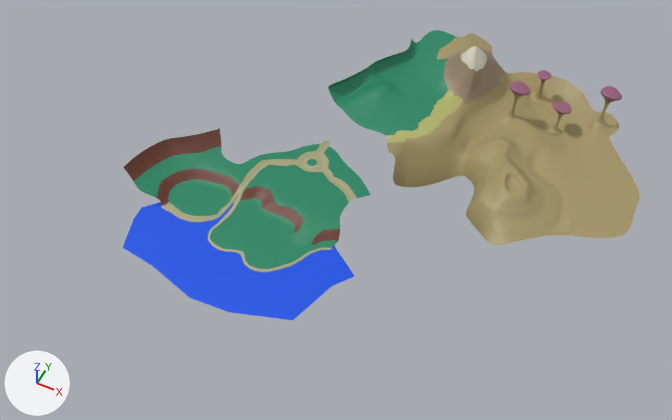
One commit to the Blender file BLENDER/map.blend: the scene before it, then after it.
Both versions are drawn from a 50 mm lens placed at (706.0, -876.0, 1231.0), pointed at (220.0, 96.0, 16.0). The axes (+X, +Y, +Z) are drawn at lower left. The lights are the same throughout.
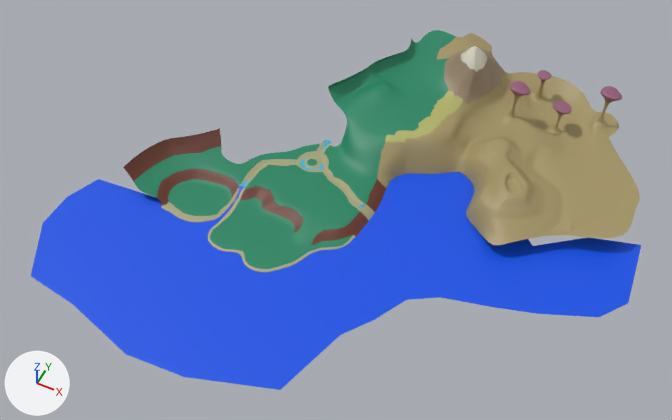
Where the change shows, as pixel boxes [x1, y1, x2, y2] in the pictures (672 x 420 px; the box of a moved part takes in the faces that stretch with it):
'Plane.001', reshaped (163% wider, 84% taller): before [123, 202, 354, 320]; after [31, 172, 641, 390]
'Plane.002', added: after [239, 139, 366, 208]
part 1 of me_plane_001, built on: after [31, 172, 641, 390]
part 2 of me_plane_014, built on: before [324, 89, 463, 187]; after [324, 89, 463, 249]
part 3 of me_plane_014, moved or reshaped: before [232, 186, 245, 201]; after [232, 188, 245, 201]

Edits to the bpy script that builds the scene:
```text
Add mat_water_001:
    mat_water_001 = principled_material('water.001')
    mat_water_001.base_color = (0.0136, 0.477, 0.8)  # cyan #1fb8e7
Change me_plane_001:
    used by ob_plane_001; location = (0.0, 0.0, -1.0)
    remove me_plane_001.from_pydata(...)  # 22 vertices, 13 faces; spans x -98.0..307.0, y -169.0..56.0, z 0.0
    add me_plane_001.from_pydata(...)  # 50 vertices, 33 faces; spans x -233.0..729.0, y -305.0..330.0, z 0.0..11.0
    me_plane_001 part 1
    8 vertices move from x -75.0..283.0, y -169.0..56.0, z 0.0 to x -110.0..277.0, y -201.0..53.0, z 0.0
    28 vertices are added at x -233.0..729.0, y -305.0..330.0, z 0.0..11.0
    20 new faces join them
Change me_plane_014:
    used by ob_plane_014; location = (470.0, 276.0, 64.0); rotation_euler = (0.0, 0.0, 2.099), in degrees (0, 0, 120); scale = (5.23, 5.23, 5.23)
    verts and faces of me_plane_014; kept vertices keep their numbers, new ones are numbered from 1282
    before: 1178 (7.0, 91.0, -11.0)
    remove me_plane_014.from_pydata(...)  # 1282 vertices, 1221 faces, 11 loose edges; spans x -29.0..79.0, y -46.0..132.0, z -18.0..13.0
    add me_plane_014.from_pydata(...)  # 1307 vertices, 1260 faces, 4 loose edges; spans x -29.0..79.0, y -46.0..132.0, z -18.0..13.0
    me_plane_014 part 2
    5 vertices are removed from x -8.0..24.0, y 39.0..47.0, z -12.0..-3.0
    8 faces are deleted
    7 loose edges are deleted
    4 vertices move from x 12.0..36.0, y 37.0..56.0, z -11.0..-3.0 to x 11.0..33.0, y 38.0..56.0, z -11.0..-3.0
    30 vertices are added at x -21.0..29.0, y 16.0..57.0, z -14.0..-3.0
    14 new faces join them, mat_sand_001 (its picture is missing)
    18 new faces join them, mat_ghrass (green #218663)
    7 new faces join them, mat_rock (brown #693625)
    8 new faces join them, mat_sand (beige #a5a47b)
    me_plane_014 part 3
    add verts[1178] = (6.0, 91.0, -12.0)  # moved
Add me_plane_002:
    me_plane_002.from_pydata(...)  # 29 vertices, 14 faces; spans x 35.0..259.0, y 76.0..252.0, z 11.0..13.0
    me_plane_002.materials.append(mat_water_001)  # cyan #1fb8e7
Add ob_plane_002:
    ob_plane_002 = bpy.data.objects.new('Plane.002', me_plane_002)
    ob_plane_002.location = (0.0, 0.0, -1.0)
```
